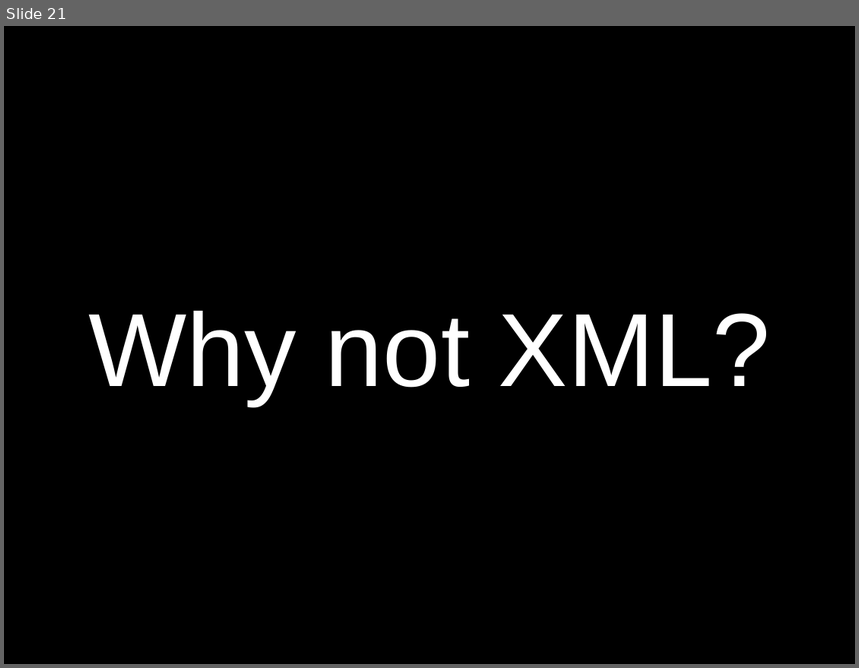
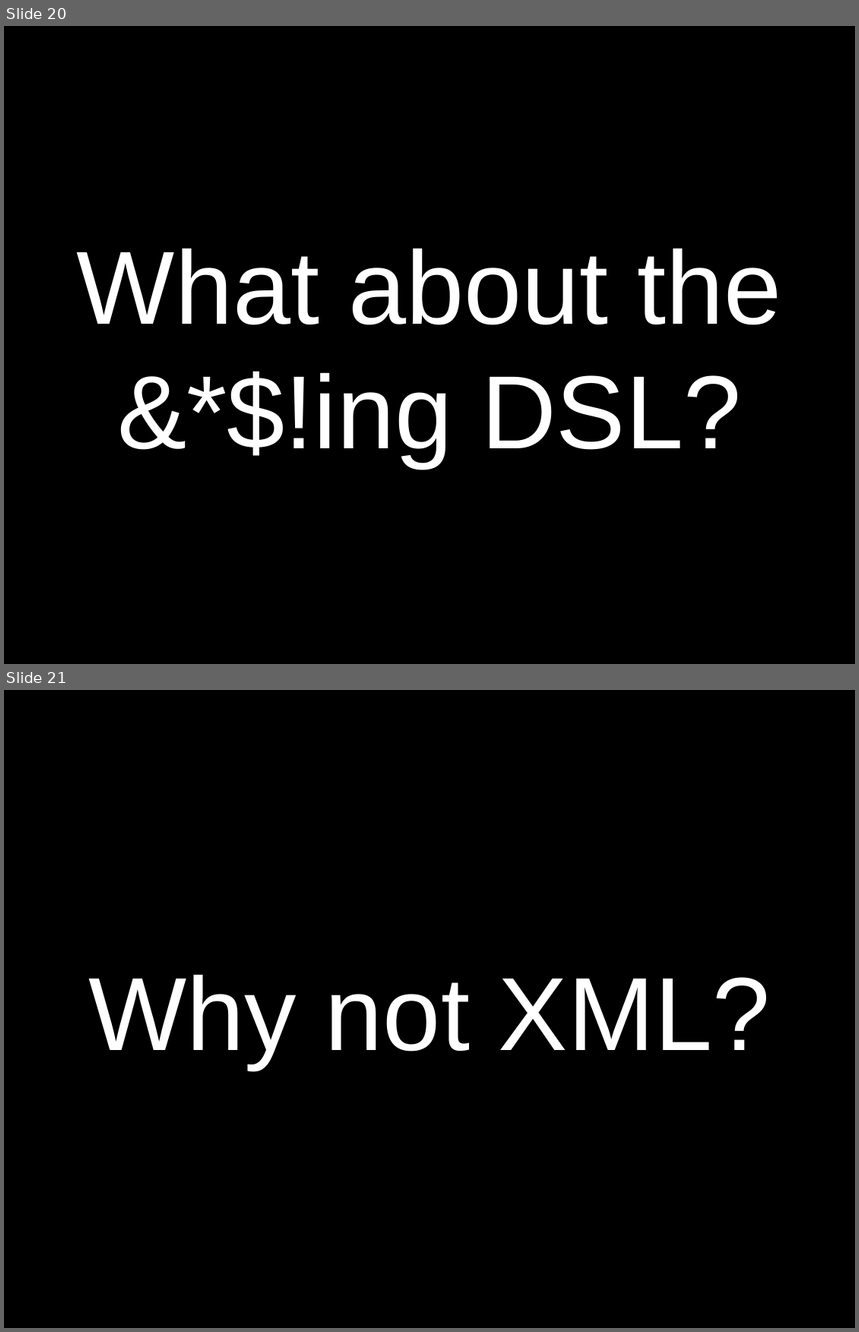
Before and after one commit to craignicol/scotaltdotnet, a slide deck: seattle/HORN Pres.ppt. Shown one above the other, each under a label of ours: slide 21 before the commit, slides 20 and 21 after it. The pictures are 859x668 and 859x1332 pixels, drawn with LibreOffice and Linux fonts; fonts in the diff are those of the drawing; grey boxes stand for pictures. Boxes give left, top, right and bottom in pixels: in the first picture for what was removed or moved away, otherwise in the second. Text is boxed around its words. In the diff, an @@ line names an element or a change of style, - is before the commit and + after.

```diff
--- a/seattle/HORN Pres.ppt
+++ b/seattle/HORN Pres.ppt
@@ slide 20 added at (4,26,855,664), background #FFFFFF @@
@@ picture added at (4,26,855,112) @@
@@ title added at (4,26,855,664), fill #000000, 88 pt, text #FFFFFF @@
+What about the &*$!ing DSL?
@@ picture added at (7,559,855,664) @@
```
Also in this commit, not shown: 2 slides changed, 1 other slide added, 2 slides removed, 1 other file.
